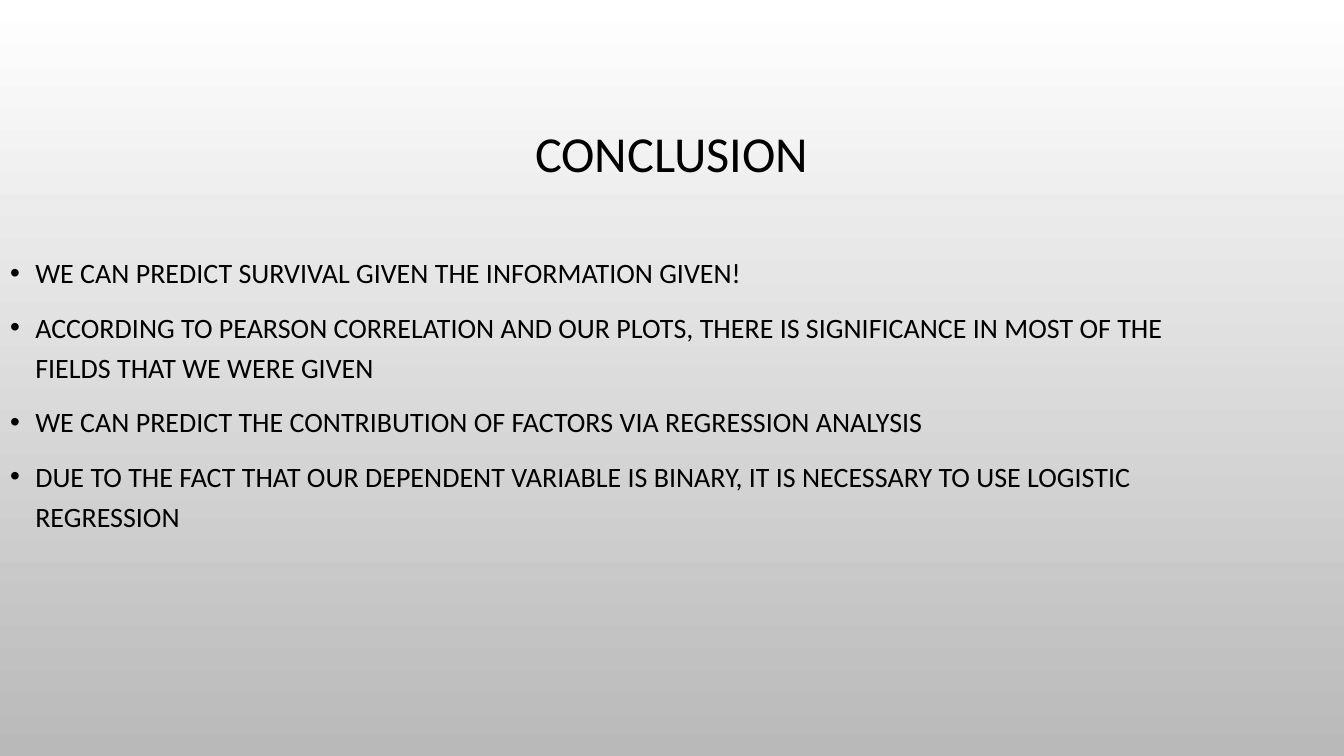
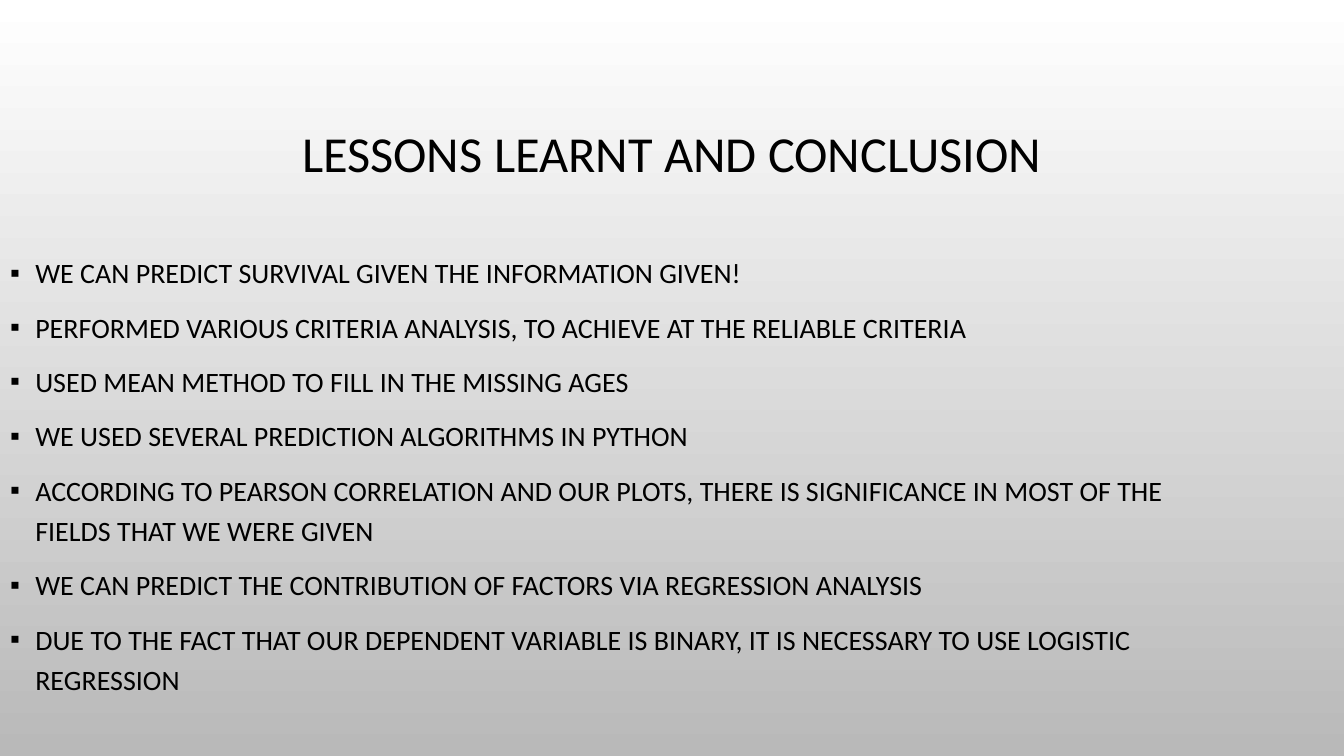
Before and after one commit to lesterstrouse/collab, a slide deck: slide 19 of PPT.pptx. Drawn at 1344x756 pixels with LibreOffice and Linux fonts; fonts in the diff are those of the drawing; background and template pictures are left out. Boxes give left, top, right and bottom in pixels: in the first picture for what was removed or moved away, otherwise in the second. Text is boxed around its words. In the diff, an @@ line names an element or a change of style, - is before the commit and + after.

Commit message:
updated PPT

```diff
--- a/PPT.pptx
+++ b/PPT.pptx
@@ title at (302, 139, 1041, 173): text changed @@
-CONCLUSION
+LESSONS LEARNT AND CONCLUSION
@@ text at (35, 264, 1162, 690): bullet • to ▪ @@
@@ text at (35, 320, 966, 446): paragraphs added @@
+▪ PERFORMED VARIOUS CRITERIA ANALYSIS, TO ACHIEVE AT THE RELIABLE CRITERIA
+▪ USED MEAN METHOD TO FILL IN THE MISSING AGES
+▪ WE USED SEVERAL PREDICTION ALGORITHMS IN PYTHON
```
Also in this commit, not shown: 16 other slides changed, 1 slide removed.
